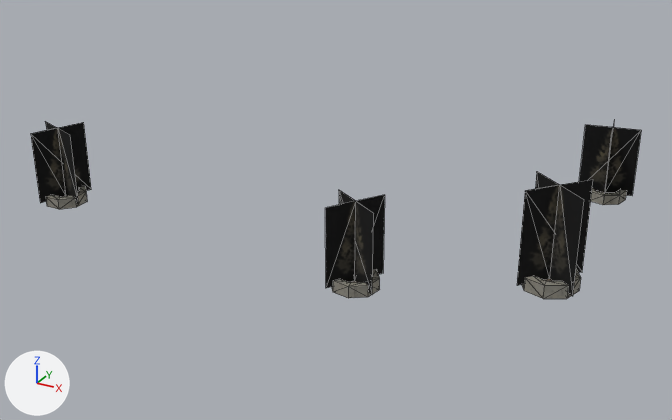
Two versions of the OBJ model examples/vehicle-playground/res/models/urban/procgen-procpain-tree-park-pine-large-x1z1.obj, one commit apart.
The view is the same before and after, from a 50 mm lens placed at (48.0, -100.9, 43.0), pointed at (0.9, -15.3, 0.2). Arrows for +X, +Y and +Z are at lower left; the lights stay in place. The picture after the commit comes second. Mesh edges are drawn as thin lines. Where no turn or scale is listed for an object, it has been applied to the vertices. Vertices at exactly the same position are counted once.

Objects in the first picture: 'procgen-procpain-tree-park-pine-large-x1z1'.
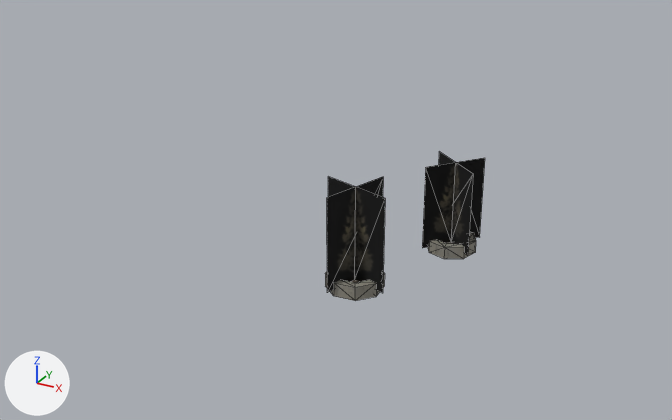
What differs and where, as boxes [x1, y1, x2, y2] in the pictures (672 x 420 px; the box of a moved part takes in the faces that stretch with it):
```json
{"object": "procgen-procpain-tree-park-pine-large-x1z1", "change": "reshaped", "before": [31, 121, 641, 299], "after": [325, 152, 485, 301], "on screen": "74% narrower, 16% shorter"}
{"part": 1, "of": "me_procgen_procpain_tree_park_pine_large_x1z1", "change": "moved or reshaped", "before": [325, 190, 385, 294], "after": [327, 177, 385, 293]}
{"part": 2, "of": "me_procgen_procpain_tree_park_pine_large_x1z1", "change": "moved or reshaped", "before": [31, 121, 91, 204], "after": [422, 152, 485, 256]}
{"part": 3, "of": "me_procgen_procpain_tree_park_pine_large_x1z1", "change": "moved or reshaped", "before": [332, 269, 380, 298], "after": [325, 272, 385, 301]}
{"part": 4, "of": "me_procgen_procpain_tree_park_pine_large_x1z1", "change": "moved or reshaped", "before": [46, 186, 87, 209], "after": [428, 233, 476, 259]}
{"part": 5, "of": "me_procgen_procpain_tree_park_pine_large_x1z1", "change": "deleted", "before": [522, 269, 581, 299]}
{"part": 6, "of": "me_procgen_procpain_tree_park_pine_large_x1z1", "change": "deleted", "before": [591, 187, 627, 205]}
{"part": 7, "of": "me_procgen_procpain_tree_park_pine_large_x1z1", "change": "deleted", "before": [517, 172, 593, 296]}
{"part": 8, "of": "me_procgen_procpain_tree_park_pine_large_x1z1", "change": "deleted", "before": [579, 121, 641, 200]}
```

Scene script edits in JSON lines:
```json
{"block": "me_procgen_procpain_tree_park_pine_large_x1z1", "where": "# used by ob_procgen_procpain_tree_park_pine_large_x1z1; location = (0.0, 0.0, 0.0)"}
{"op": "remove", "block": "me_procgen_procpain_tree_park_pine_large_x1z1", "code": "me_procgen_procpain_tree_park_pine_large_x1z1.from_pydata(...)  # 168 vertices, 272 faces; spans x -31.2..30.5, y -32.9..6.7, z 0.0..10.5"}
{"op": "add", "block": "me_procgen_procpain_tree_park_pine_large_x1z1", "code": "me_procgen_procpain_tree_park_pine_large_x1z1.from_pydata(...)  # 84 vertices, 136 faces; spans x 7.7..18.8, y -33.7..-15.2, z 0.0..10.4"}
{"block": "me_procgen_procpain_tree_park_pine_large_x1z1", "change": "me_procgen_procpain_tree_park_pine_large_x1z1 part 1: the loose piece of 10 vertices spanning x 8.5..13.9, y -32.9..-27.5, z 0.6..9.0 is turned -75 degrees about the z axis through its middle and scaled by 1.16, then moved by (0.0, 0.0, 0.8)"}
{"block": "me_procgen_procpain_tree_park_pine_large_x1z1", "change": "me_procgen_procpain_tree_park_pine_large_x1z1 part 2: the loose piece of 10 vertices spanning x -31.2..-25.2, y -30.9..-24.9, z 0.6..9.0 is turned 72.5 degrees about the z axis through its middle and scaled by 1.07, then moved by (44.3, 10.0, 0.3)"}
{"block": "me_procgen_procpain_tree_park_pine_large_x1z1", "change": "me_procgen_procpain_tree_park_pine_large_x1z1 part 3: the loose piece of 32 vertices spanning x 8.8..13.6, y -32.6..-27.8, z 0.0..1.2 is turned -75 degrees about the z axis through its middle and scaled by 1.16, then moved by (0.0, 0.0, 0.1)"}
{"block": "me_procgen_procpain_tree_park_pine_large_x1z1", "change": "me_procgen_procpain_tree_park_pine_large_x1z1 part 4: the loose piece of 32 vertices spanning x -30.5..-25.9, y -30.2..-25.6, z 0.0..1.2 is turned 72.5 degrees about the z axis through its middle and scaled by 1.07, then moved by (44.3, 10.0, 0.0)"}
{"block": "me_procgen_procpain_tree_park_pine_large_x1z1", "change": "me_procgen_procpain_tree_park_pine_large_x1z1 part 5: the loose piece of 32 vertices spanning x 24.7..30.5, y -23.8..-18.1, z 0.0..1.4 is deleted"}
{"block": "me_procgen_procpain_tree_park_pine_large_x1z1", "change": "me_procgen_procpain_tree_park_pine_large_x1z1 part 6: the loose piece of 32 vertices spanning x 24.4..29.1, y 1.3..6.0, z 0.0..1.2 is deleted"}
{"block": "me_procgen_procpain_tree_park_pine_large_x1z1", "change": "me_procgen_procpain_tree_park_pine_large_x1z1 part 7: the loose piece of 10 vertices spanning x 24.7..30.5, y -23.9..-18.0, z 0.7..10.5 is deleted"}
{"block": "me_procgen_procpain_tree_park_pine_large_x1z1", "change": "me_procgen_procpain_tree_park_pine_large_x1z1 part 8: the loose piece of 10 vertices spanning x 23.7..29.8, y 0.6..6.7, z 0.6..8.7 is deleted"}
```
